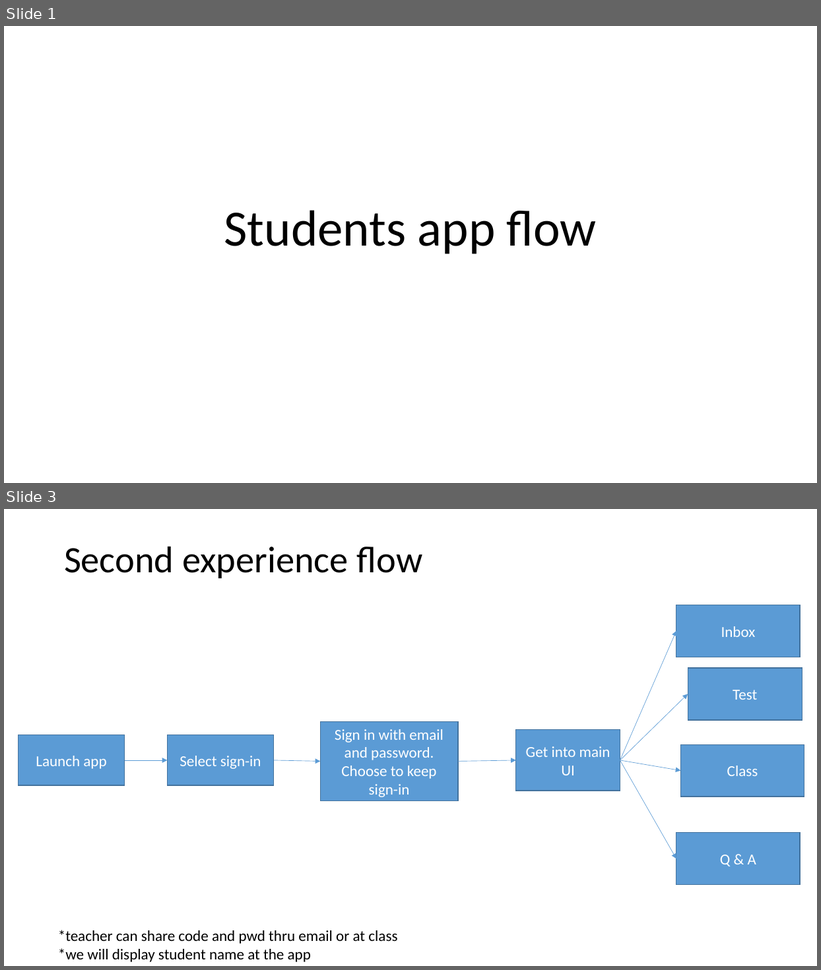
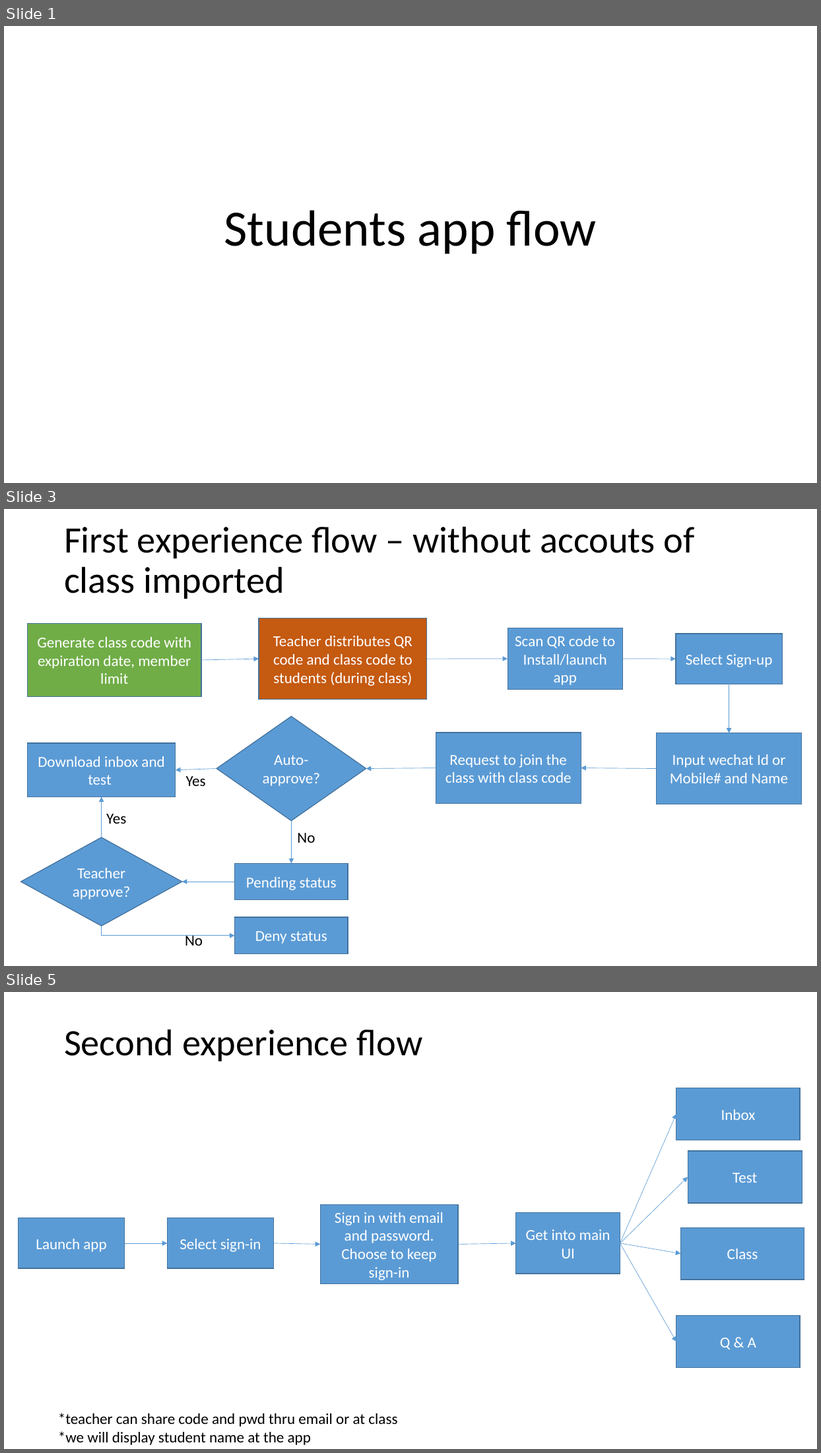
Before and after one commit to Wu-Fei/Parrot-Wireframe, a slide deck: Students flow.pptx. Shown one above the other, each under a label of ours: slides 1 and 3 before the commit, slides 1, 3 and 5 after it; the slides between them are not shown. The pictures are 821x970 and 821x1453 pixels, drawn with LibreOffice and Linux fonts; fonts in the diff are those of the drawing. Boxes give left, top, right and bottom in pixels: in the first picture for what was removed or moved away, otherwise in the second. Text is boxed around its words. In the diff, an @@ line names an element or a change of style, - is before the commit and + after.

Commit message:
class updated

```diff
--- a/Students flow.pptx
+++ b/Students flow.pptx
@@ slide 3 added at <box>4,509,817,966</box>, background #FFFFFF @@
@@ title added at <box>64,526,695,599</box>, 44 pt, text #000000 @@
+First experience flow – without accouts of class imported
@@ rectangle added at <box>27,624,201,697</box>, fill #70AD47, outline #43739E 1 pt, 18 pt, text #FFFFFF @@
+Generate class code with expiration date, member limit
@@ rectangle added at <box>259,618,427,699</box>, fill #C55A11, outline #43739E 1 pt, 18 pt, text #FFFFFF @@
+Teacher distributes QR code and class code to students (during class)
@@ rectangle added at <box>508,628,622,690</box>, fill #5B9BD5, outline #43739E 1 pt, 18 pt, text #FFFFFF @@
+Scan QR code to Install/launch app
@@ rectangle added at <box>677,634,783,684</box>, fill #5B9BD5, outline #43739E 1 pt, 18 pt, text #FFFFFF @@
+Select Sign-up
@@ arrow added from (201, 660) to (259, 659), #5B9BD5 0.5 pt @@
@@ arrow added from (427, 659) to (508, 659), #5B9BD5 0.5 pt @@
@@ arrow added from (622, 659) to (677, 659), #5B9BD5 0.5 pt @@
@@ arrow added from (729, 684) to (729, 733), #5B9BD5 0.5 pt @@
@@ diamond added at <box>217,716,366,821</box>, fill #5B9BD5, outline #43739E 1 pt, 18 pt, text #FFFFFF @@
+Auto-approve?
@@ rectangle added at <box>27,743,176,797</box>, fill #5B9BD5, outline #43739E 1 pt, 18 pt, text #FFFFFF @@
+Download inbox and test
@@ rectangle added at <box>436,733,581,803</box>, fill #5B9BD5, outline #43739E 1 pt, 18 pt, text #FFFFFF @@
+Request to join the class with class code
@@ rectangle added at <box>657,733,802,804</box>, fill #5B9BD5, outline #43739E 1 pt, 18 pt, text #FFFFFF @@
+Input wechat Id or Mobile# and Name
@@ arrow added from (217, 769) to (176, 770), #5B9BD5 0.5 pt @@
@@ text added at <box>186,776,206,786</box>, 18 pt, text #000000 @@
+Yes
@@ arrow added from (436, 768) to (366, 769), #5B9BD5 0.5 pt @@
@@ arrow added from (657, 769) to (581, 768), #5B9BD5 0.5 pt @@
@@ arrow added from (102, 838) to (102, 797), #5B9BD5 0.5 pt @@
@@ text added at <box>106,814,126,824</box>, 18 pt, text #000000 @@
+Yes
@@ arrow added from (291, 821) to (291, 864), #5B9BD5 0.5 pt @@
@@ diamond added at <box>21,838,182,926</box>, fill #5B9BD5, outline #43739E 1 pt, 18 pt, text #FFFFFF @@
+Teacher approve?
@@ text added at <box>297,833,315,843</box>, 18 pt, text #000000 @@
+No
@@ rectangle added at <box>234,864,348,900</box>, fill #5B9BD5, outline #43739E 1 pt, 18 pt, text #FFFFFF @@
+Pending status
@@ arrow added from (234, 883) to (182, 883), #5B9BD5 0.5 pt @@
@@ rectangle added at <box>234,918,348,955</box>, fill #5B9BD5, outline #43739E 1 pt, 18 pt, text #FFFFFF @@
+Deny status
@@ elbow arrow added from (102, 926) to (234, 936), #5B9BD5 0.5 pt @@
@@ text added at <box>185,935,203,946</box>, 18 pt, text #000000 @@
+No
@@ what was slide 3 is now slide 5 @@
```
Also in this commit, not shown: 2 slides changed, 1 other slide added, 1 other file.
